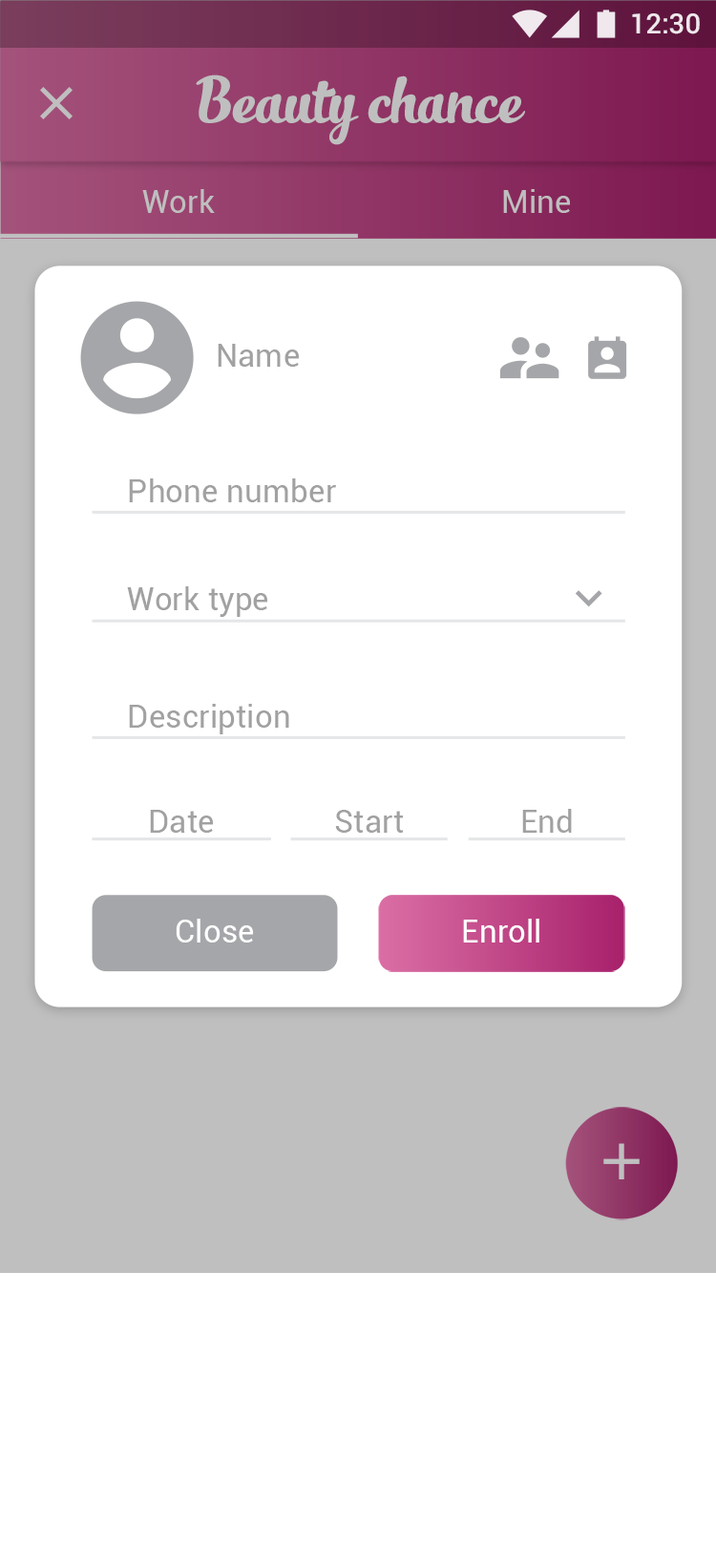
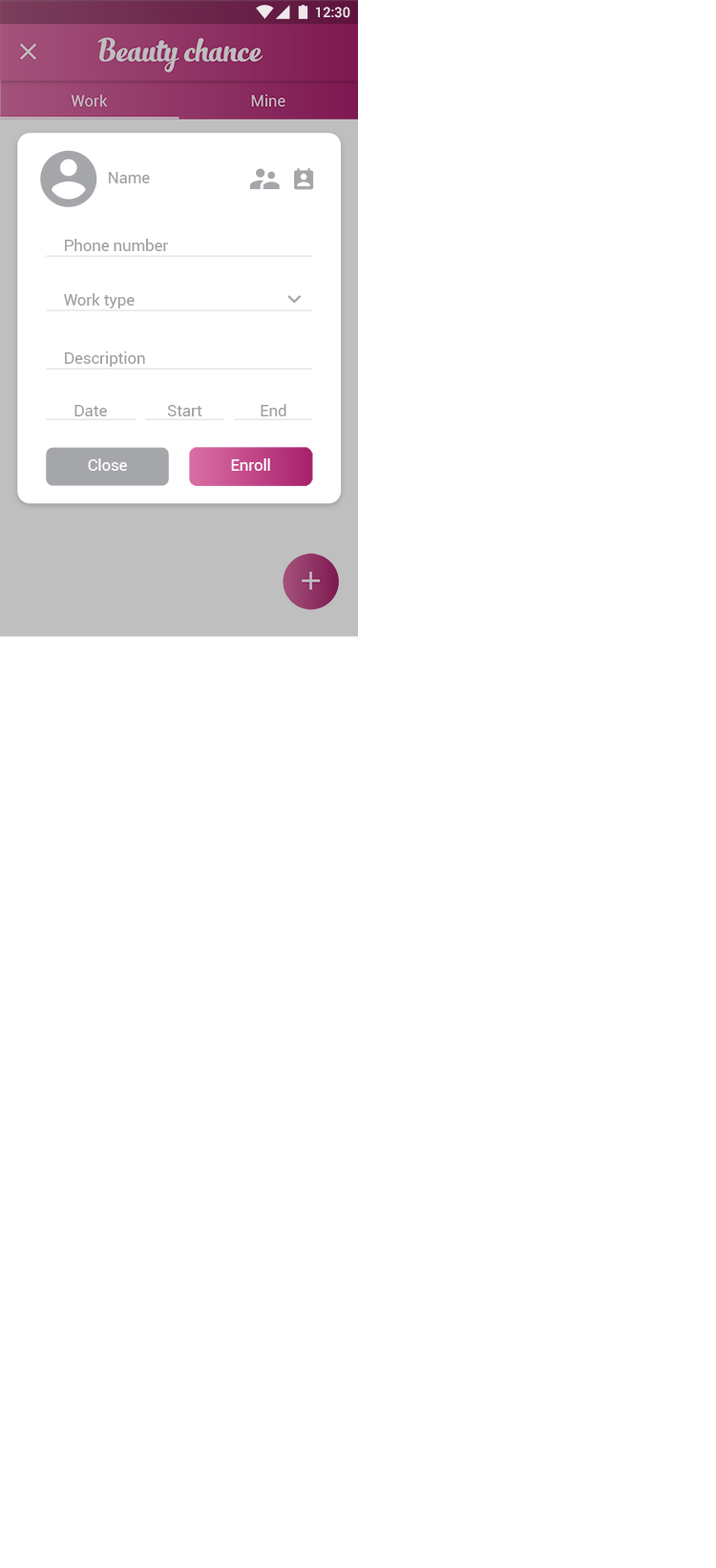
Two versions of the same layered image (716x1568). Layer-by-layer changes:
painted on "Compound Shape" (5th of 18, in "master_list_work_enroll" › "Group 1" › "Layer 33" › "<Group>") over 45, 418, 272, 842
painted on "Date" over 74, 404, 213, 833
painted on "Compound Shape" (6th of 18, in "master_list_work_enroll" › "Group 1" › "Layer 32" › "<Group>") over 233, 418, 626, 842
painted on "End" over 260, 403, 573, 833
painted on "Start" over 168, 404, 404, 833
painted on "Compound Shape" (7th of 18, in "master_list_work_enroll" › "Group 1" › "Layer 31" › "<Group>") over 145, 418, 448, 842
painted on "Phone number" over 64, 238, 337, 503
painted on "Compound Shape" (8th of 18, in "master_list_work_enroll" › "Group 1" › "Layer 29") over 45, 254, 626, 514
painted on "-e-photo" over 40, 149, 194, 415
painted on "-e-contacts" (1st of 2, in "master_list_work_enroll" › "Group 1" › "Layer 27") over 249, 168, 560, 380
painted on "-e-contact" over 294, 168, 628, 380
painted on "Enroll" over 231, 458, 540, 943
painted on "<Group>" (4th of 9, in "master_list_work_enroll" › "Group 1" › "Layer 24") over 189, 446, 626, 973
painted on "Close" over 87, 458, 254, 943
painted on "Compound Shape" (9th of 18, in "master_list_work_enroll" › "Group 1" › "Layer 22") over 45, 446, 339, 973
painted on "Description" over 64, 351, 290, 735
painted on "Compound Shape" (10th of 18, in "master_list_work_enroll" › "Group 1" › "Layer 20") over 45, 367, 626, 740
painted on "Compound Shape" (11th of 18, in "master_list_work_enroll" › "Group 1" › "Layer 19") over 287, 295, 603, 608
painted on "Work type" over 63, 293, 268, 617
painted on "Compound Shape" (12th of 18, in "master_list_work_enroll" › "Group 1" › "Layer 17") over 45, 309, 626, 623
painted on "Compound Shape" (13th of 18, in "master_list_work_enroll" › "Group 1" › "Layer 15") over 17, 132, 683, 1008
painted on "Compound Shape copy" over 0, 0, 716, 1273
painted on "-e-logo" over 0, 0, 716, 1221
…and 7 more changes (7 painted)
